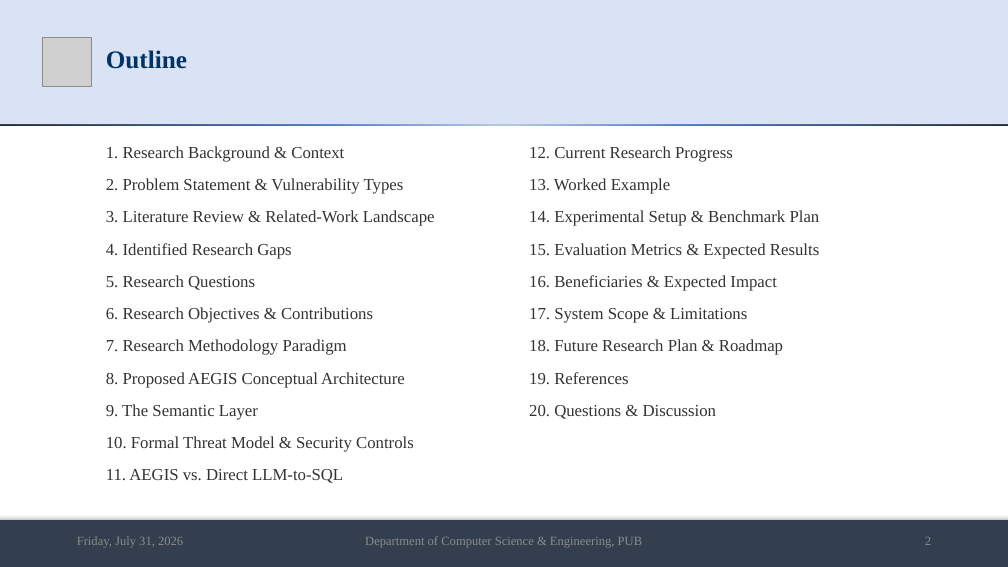
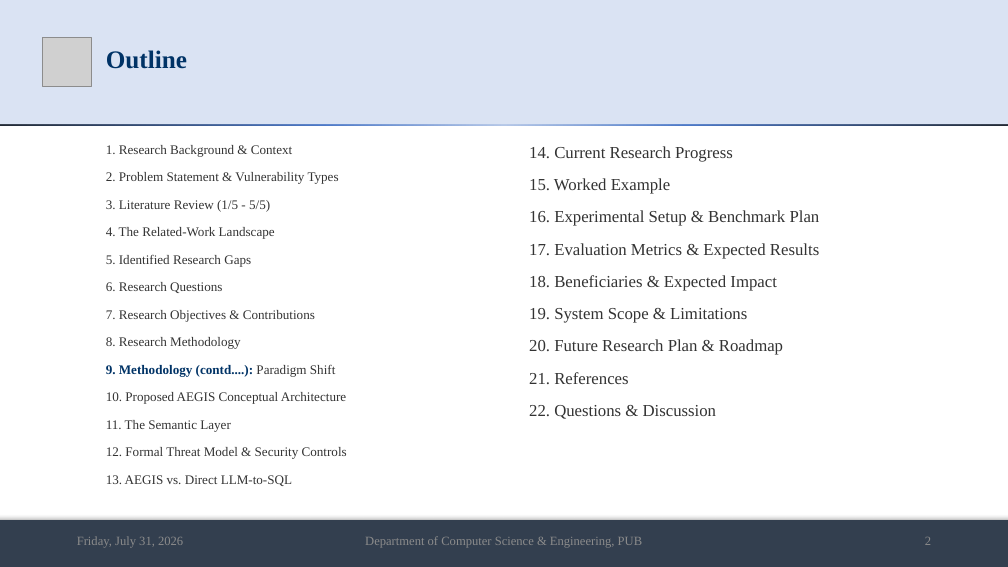
Before and after one commit to md-riaz/AEGIS-Research, a slide deck: slide 2 of docs/scripts/Md_Riaz_Mid_Defense_Final_0322310105101024.pptx. Drawn at 1008x567 pixels with LibreOffice and Linux fonts; fonts in the diff are those of the drawing; grey boxes stand for pictures. Boxes give left, top, right and bottom in pixels: in the first picture for what was removed or moved away, otherwise in the second. Text is boxed around its words. In the diff, an @@ line names an element or a change of style, - is before the commit and + after.

```diff
--- a/docs/scripts/Md_Riaz_Mid_Defense_Final_0322310105101024.pptx
+++ b/docs/scripts/Md_Riaz_Mid_Defense_Final_0322310105101024.pptx
@@ text at [106,145,339,184]: size 16 to 12.5 pt in "1. Research Background & Context", "2. Problem Statement & Vulnerability Types" @@
@@ text at [529,146,820,419]: text changed @@
-12. Current Research Progress
-13. Worked Example
-14. Experimental Setup & Benchmark Plan
-15. Evaluation Metrics & Expected Results
-16. Beneficiaries & Expected Impact
-17. System Scope & Limitations
-18. Future Research Plan & Roadmap
-19. References
-20. Questions & Discussion
+14. Current Research Progress
+15. Worked Example
+16. Experimental Setup & Benchmark Plan
+17. Evaluation Metrics & Expected Results
+18. Beneficiaries & Expected Impact
+19. System Scope & Limitations
+20. Future Research Plan & Roadmap
+21. References
+22. Questions & Discussion
@@ text at [106,200,347,486]: text changed; size 16 to 12.5 pt @@
-3. Literature Review & Related-Work Landscape
-4. Identified Research Gaps
-5. Research Questions
-6. Research Objectives & Contributions
-7. Research Methodology Paradigm
-8. Proposed AEGIS Conceptual Architecture
-9. The Semantic Layer
-10. Formal Threat Model & Security Controls
-11. AEGIS vs. Direct LLM-to-SQL
+3. Literature Review (1/5 - 5/5)
+4. The Related-Work Landscape
+5. Identified Research Gaps
+6. Research Questions
+7. Research Objectives & Contributions
+8. Research Methodology
+9. Methodology (contd....): Paradigm Shift
+10. Proposed AEGIS Conceptual Architecture
+11. The Semantic Layer
+12. Formal Threat Model & Security Controls
+13. AEGIS vs. Direct LLM-to-SQL
```
Also in this commit, not shown: 19 other slides changed, 5 slides added, 2 other files.
